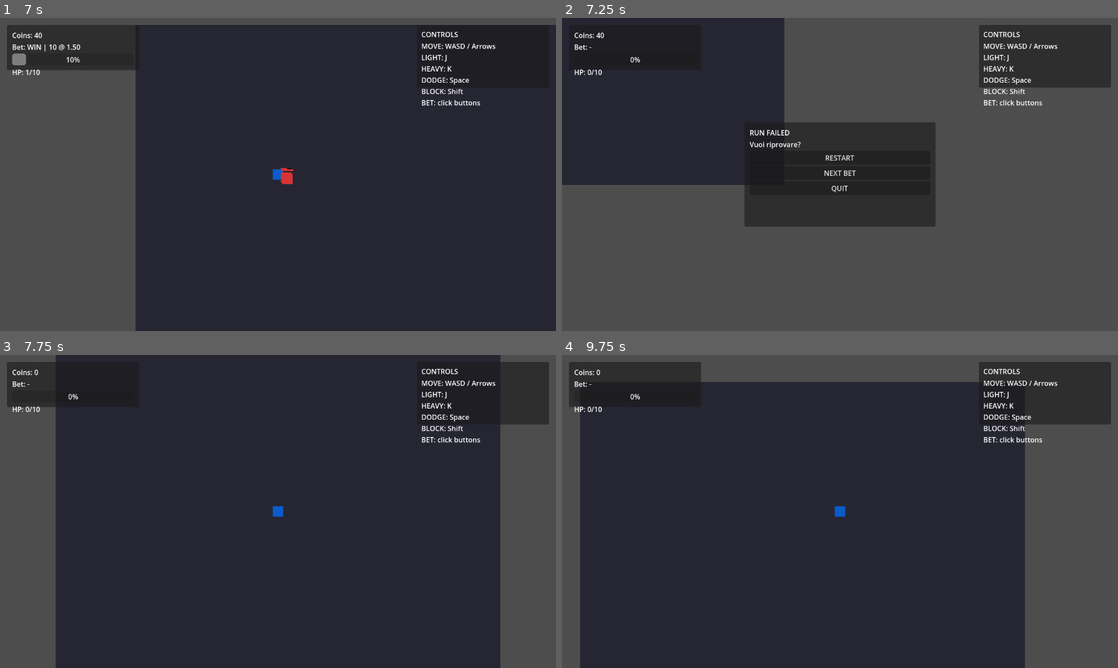
Above: before the commit, frames 1-4 (two rows, left to right).
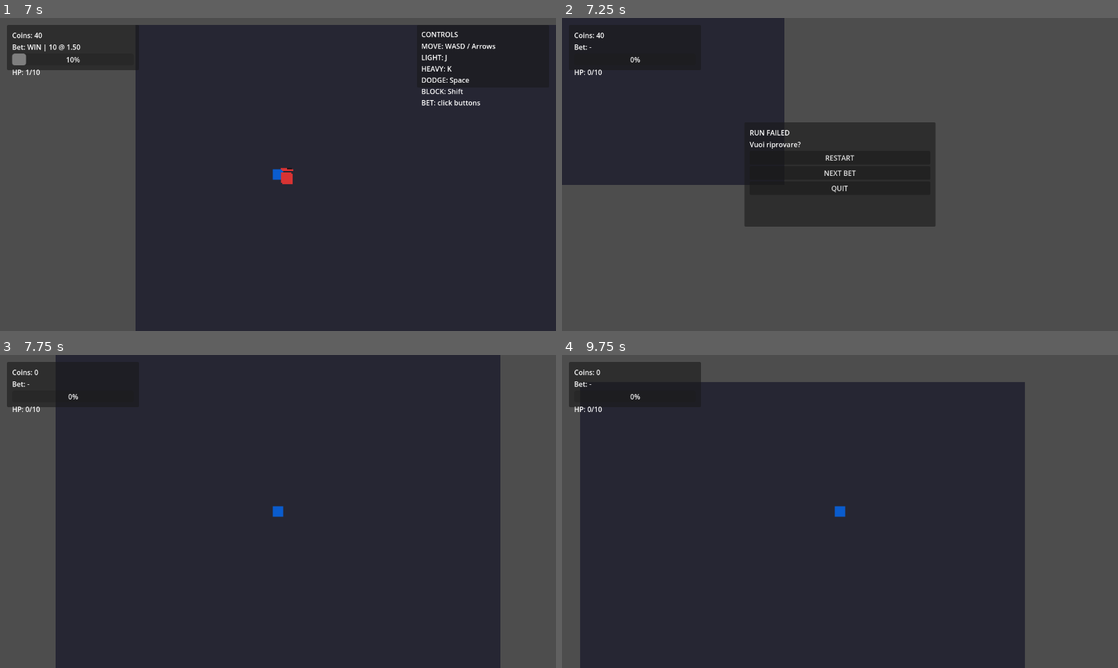
Above: after the commit, the same moments.

Repository: Faratas410/Gallicus-2.0
Game: Godot game, scene res://scenes/Main.tscn
The game is run twice, just before and just after one commit, with the same random seed, the same clock (stepped at 60 frames per second) and the same inputs.
Inputs:
- Up to frame 1 (7 s): click "WIN x1.5" at 0.5 s; tap Enter at 1.25 s; hold D (move_right) 1.28-2.03 s; tap K (attack_heavy) at 1.35, 4.35 s; hold S (move_down) 2.03-2.78 s; tap J (attack_light) at 2.1, 5.1 s; hold D (move_right) 2.78-3.53 s; hold L (block) 2.78-3.53 s; hold W (move_up) 3.53-4.28 s; tap Space (dodge) at 3.6, 6.5, 6.6 s; hold A (move_left) 4.28-5.78 s; hold S (move_down) 5.78-6.53 s; hold L (block) 5.78-6.53 s; hold D (move_right) from 6.53 s (still down)
- Up to frame 2 (7.25 s): keep holding D (move_right)
- Up to frame 3 (7.75 s): release D (move_right) at 7.25 s; click "RESTART" at 7.25 s
- Up to frame 4 (9.75 s): tap Enter at 8 s; hold W (move_up) 8.03-8.78 s; tap K (attack_heavy) at 8.1 s; hold D (move_right) 8.78-9.53 s; tap J (attack_light) at 8.85 s; hold S (move_down) from 9.53 s (still down); hold L (block) from 9.53 s (still down)

Frame 1 is identical in both runs. In frame 2, 4.8% of the frame differs, in the area x 75-99%, y 2-28%; in frame 3, 2.3%; in frame 4, 4.0%.

Commit message:
Show controls hint on first run

Diff:
--- a/scripts/ui/ui_root.gd
+++ b/scripts/ui/ui_root.gd
@@ -14,18 +14,22 @@
 @onready var restart_button: Button = $HUD/GameOverPanel/GameOverVBox/RestartButton
 @onready var next_bet_button: Button = $HUD/GameOverPanel/GameOverVBox/NextBetButton
 @onready var quit_button: Button = $HUD/GameOverPanel/GameOverVBox/QuitButton
+@onready var controls_hint_panel: Panel = $HUD/ControlsHintPanel
 
 var _bets_by_id: Dictionary = {}
 var _bet_manager: Node
 var _run_manager: Node
 var _arena: Node
 var _player: Node = null
+var _has_seen_controls: bool = false
 
 func _ready() -> void:
 	GameEvents.coins_changed.connect(_on_coins_changed)
 	GameEvents.bet_placed.connect(_on_bet_placed)
 	GameEvents.run_started.connect(_on_run_started)
 	GameEvents.run_failed.connect(_on_run_failed)
+	GameEvents.run_started.connect(_on_run_started_controls)
+	GameEvents.run_failed.connect(_on_run_failed_controls)
 	GameEvents.bet_ui_opened.connect(_on_bet_ui_opened)
 	GameEvents.bet_ui_closed.connect(_on_bet_ui_closed)
 
@@ -78,6 +82,19 @@
 		bet_panel.visible = false
 	if game_over_panel != null:
 		game_over_panel.visible = true
+
+func _on_run_started_controls() -> void:
+	if controls_hint_panel == null:
+		return
+	if not _has_seen_controls:
+		controls_hint_panel.visible = true
+		_has_seen_controls = true
+	else:
+		controls_hint_panel.visible = false
+
+func _on_run_failed_controls() -> void:
+	if controls_hint_panel != null and _has_seen_controls:
+		controls_hint_panel.visible = false
 
 func _on_coins_changed(coins: int) -> void:
 	if coins_label != null:
